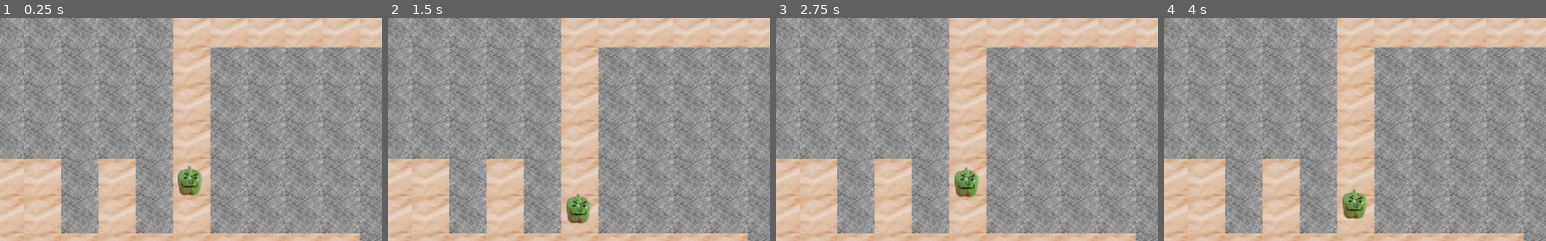
Above: before the commit, frames 1-4 (left to right).
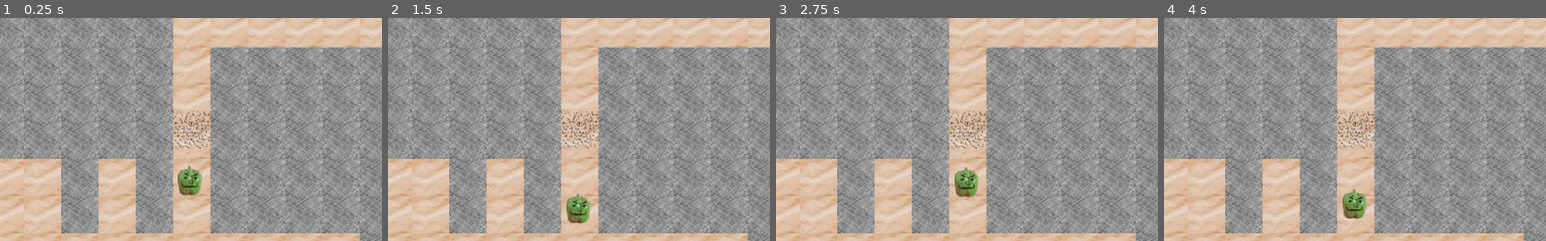
Above: after the commit, the same moments.

Repository: Solid-Squid-Contingent/LD-48
Game: Godot game, scene res://scenes/Main.tscn
The game is run twice, just before and just after one commit, with the same random seed, the same clock (stepped at 60 frames per second) and the same inputs.
Inputs:
- Up to frame 1 (0.25 s): no input
- Up to frame 2 (1.5 s): no input
- Up to frame 3 (2.75 s): no input
- Up to frame 4 (4 s): no input
The pictures show only the part of the screen within x 7-57%, y 35-85%; the shares and areas given below are measured in that part.

The runs differ from the first frame. In frame 1, 0.6% of the frame differs, in the area x 45-56%, y 41-59%; in frame 2, 0.6%; in frame 3, 0.6%; in frame 4, 0.6%.

Commit message:
simple spikes

Diff:
--- a/project.godot
+++ b/project.godot
@@ -14,6 +14,12 @@
 run/main_scene="res://scenes/Main.tscn"
 config/icon="res://icon.png"
 
+[layer_names]
+
+2d_physics/layer_1="Walls"
+2d_physics/layer_2="Traps"
+2d_physics/layer_3="Enemies"
+
 [physics]
 
 common/enable_pause_aware_picking=true
--- /dev/null
+++ b/scenes/Layout.gd
@@ -0,0 +1,15 @@
+extends TileMap
+
+
+# Declare member variables here. Examples:
+# var a = 2
+# var b = "text"
+
+# Called when the node enters the scene tree for the first time.
+func _ready():
+	pass # Replace with function body.
+
+
+# Called every frame. 'delta' is the elapsed time since the previous frame.
+#func _process(delta):
+#	pass
--- a/scenes/Main.tscn
+++ b/scenes/Main.tscn
@@ -1,8 +1,10 @@
-[gd_scene load_steps=6 format=2]
+[gd_scene load_steps=8 format=2]
 
 [ext_resource path="res://resources/path.png" type="Texture" id=1]
 [ext_resource path="res://resources/wall.png" type="Texture" id=2]
 [ext_resource path="res://scenes/Enemy.tscn" type="PackedScene" id=3]
+[ext_resource path="res://scenes/Layout.gd" type="Script" id=4]
+[ext_resource path="res://scenes/Spikes.tscn" type="PackedScene" id=5]
 
 [sub_resource type="ConvexPolygonShape2D" id=1]
 points = PoolVector2Array( 50, 50, 0, 50, 0, 0, 50, 0 )
@@ -56,9 +58,15 @@
 cell_size = Vector2( 50, 50 )
 format = 1
 tile_data = PoolIntArray( 0, 1, 0, 1, 1, 0, 2, 1, 0, 3, 0, 0, 4, 0, 0, 5, 0, 0, 6, 0, 0, 7, 0, 0, 8, 0, 0, 9, 0, 0, 10, …(3157 unchanged characters)…
+script = ExtResource( 4 )
 
 [node name="TreasureChamber" type="Position2D" parent="Labyrinth"]
 position = Vector2( 869.444, 126.256 )
 
 [node name="Enemy" parent="." instance=ExtResource( 3 )]
 position = Vector2( 323.896, 424.138 )
+collision_layer = 4
+
+[node name="Spikes" parent="." instance=ExtResource( 5 )]
+position = Vector2( 325.178, 361.787 )
+collision_mask = 4
--- /dev/null
+++ b/scenes/Spikes.tscn
@@ -0,0 +1,19 @@
+[gd_scene load_steps=4 format=2]
+
+[ext_resource path="res://resources/spikes.png" type="Texture" id=1]
+[ext_resource path="res://scripts/Spikes.gd" type="Script" id=2]
+
+[sub_resource type="RectangleShape2D" id=1]
+extents = Vector2( 25.0802, 25.0802 )
+
+[node name="Spikes" type="Area2D"]
+collision_layer = 2
+script = ExtResource( 2 )
+
+[node name="Sprite" type="Sprite" parent="."]
+texture = ExtResource( 1 )
+
+[node name="CollisionShape2D" type="CollisionShape2D" parent="."]
+shape = SubResource( 1 )
+
+[connection signal="body_entered" from="." to="." method="_on_Spikes_body_entered"]
--- a/scripts/Enemy.gd
+++ b/scripts/Enemy.gd
@@ -5,12 +5,27 @@
 
 var nextWaypoint: Vector2;
 
+var health = 100;
+
 # Called when the node enters the scene tree for the first time.
 func _ready():
 	layout = get_tree().get_nodes_in_group('Layout')[0]
 	cellSize = layout.cell_size;
 	print(layout.get_cell(1,1));
 	pass # Replace with function body.
+
+func collideWithSpikes():
+	changeHealth(-100)
+	print('oh snap!')
+
+func die():
+	queue_free()
+
+func changeHealth(amount: int):
+	health += amount
+	if health <= 0:
+		die()
+
 
 func positionInMap():
 	return layout.world_to_map(layout.to_local(global_position))
@@ -41,3 +56,6 @@
 		nextWaypoint = layout.map_to_world(moveableDirections[randi() % moveableDirections.size()] + positionInMap()) + cellSize * 0.5
 
 	move_and_slide((nextWaypoint-position).normalized() * 30)
+	for collisionIndex in range(get_slide_count()):
+		var collision = get_slide_collision(collisionIndex)
+		collision.collider.collideWith(self)
--- /dev/null
+++ b/scripts/Spikes.gd
@@ -0,0 +1,19 @@
+extends Area2D
+
+
+# Declare member variables here. Examples:
+# var a = 2
+# var b = "text"
+
+# Called when the node enters the scene tree for the first time.
+func _ready():
+	pass # Replace with function body.
+
+
+# Called every frame. 'delta' is the elapsed time since the previous frame.
+#func _process(delta):
+#	pass
+
+
+func _on_Spikes_body_entered(body):
+	body.collideWithSpikes()
Binary file added: resources/spikes.png
Not shown, added: resources/spikes.png.import
